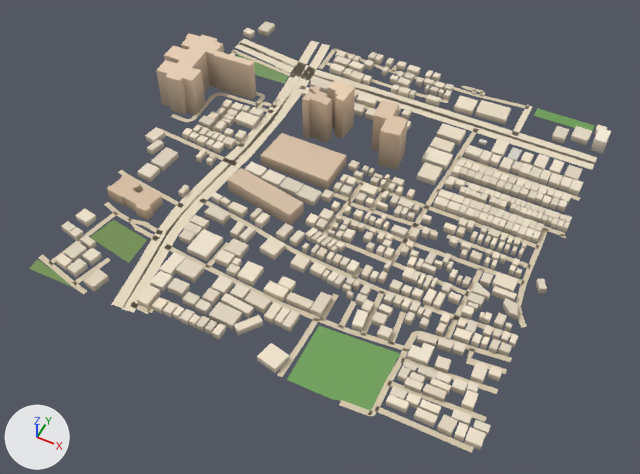
One commit to the glTF model public/assets/bengaluru-region-v1/tiles/t-4_-17-l1.glb: the scene before it, then after it.
The view is the same before and after, from a 50 mm lens placed at (-1448.0, -8906.0, 734.0), pointed at (-1749.0, -8304.0, -19.0). Arrows for +X, +Y and +Z are at lower left; the lights stay in place. The first picture is the older version. Vertices at exactly the same position are counted once.

Objects in the first picture: 'building', 'ground'.
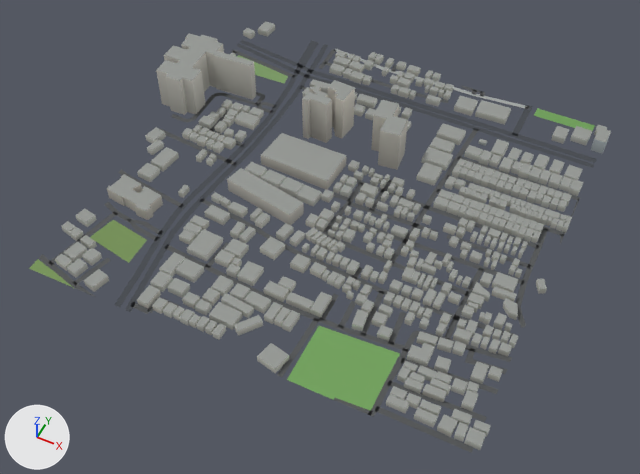
Edits to the bpy script that builds the scene:
```text
Change me_building:
    remove me_building.from_pydata(...)  # 4102 vertices, 5168 faces; spans x -33.0..507.0, y 2.0..505.0, z 0.0..60.0
    add me_building.from_pydata(...)  # 4102 vertices, 6232 faces; spans x -33.0..507.0, y 2.0..505.0, z 0.0..60.0
    me_building part 1: 5168 kept faces spanning x -33.0..507.0, y 2.0..505.0, z 0.0..60.0 get new vertex colours; the middle colour goes from pale yellow #daceba to light grey #c4c6be
Change me_ground:
    remove me_ground.from_pydata(...)  # 997 vertices, 787 faces; spans x -1.0..503.0, y -3.0..502.0, z 1.0
    add me_ground.from_pydata(...)  # 1020 vertices, 804 faces; spans x 0.0..500.0, y 0.0..500.0, z 1.0
    me_ground part 2: the loose piece of 8 vertices spanning x 311.0..398.0, y 430.0..445.0, z 1.0 is scaled about its middle by (1, 0.571, 1)
    me_ground part 3: the loose piece of 6 vertices spanning x 109.0..126.0, y 402.0..427.0, z 1.0 is scaled about its middle by (0.516, 0.996, 1)
    me_ground part 4: the loose piece of 46 vertices spanning x 90.0..122.0, y -1.0..420.0, z 1.0 is rebuilt with 46 vertices and now spans x 94.0..118.0, y 0.0..419.0, z 1.0
    me_ground part 5: the loose piece of 40 vertices spanning x 103.0..135.0, y -1.0..403.0, z 1.0 is rebuilt with 40 vertices and now spans x 106.0..131.0, y 0.0..403.0, z 1.0
    me_ground part 6: the loose piece of 20 vertices spanning x 122.0..305.0, y 420.0..436.0, z 1.0 is rebuilt with 20 vertices and now spans x 122.0..305.0, y 423.0..432.0, z 1.0
    me_ground part 7: the loose piece of 16 vertices spanning x -1.0..100.0, y 435.0..462.0, z 1.0 is rebuilt with 16 vertices and now spans x 0.0..99.0, y 439.0..459.0, z 1.0
    me_ground part 8: the loose piece of 8 vertices spanning x -1.0..96.0, y 423.0..452.0, z 1.0 is rebuilt with 8 vertices and now spans x 0.0..95.0, y 426.0..449.0, z 1.0
    me_ground part 9: the loose piece of 8 vertices spanning x 103.0..121.0, y 450.0..498.0, z 1.0 is rebuilt with 8 vertices and now spans x 105.0..118.0, y 450.0..497.0, z 1.0
    me_ground part 10: the loose piece of 4 vertices spanning x 97.0..117.0, y 431.0..449.0, z 1.0 is rebuilt with 4 vertices and now spans x 98.0..116.0, y 435.0..446.0, z 1.0
    me_ground part 11: the loose piece of 4 vertices spanning x 99.0..117.0, y 420.0..436.0, z 1.0 is rebuilt with 4 vertices and now spans x 100.0..117.0, y 423.0..433.0, z 1.0
    me_ground part 12: 17 vertices moved from x 306.0..502.0, y 301.0..502.0, z 1.0 to x 305.0..500.0, y 301.0..500.0, z 1.0; 48 vertices removed from x 115.0..503.0, y 298.0..501.0, z 1.0; 53 vertices added at x 115.0..500.0, y 288.0..500.0, z 1.0
    me_ground part 13: 6 vertices moved from x 400.0..436.0, y 6.0..105.0, z 1.0 to x 400.0..439.0, y 6.0..106.0, z 1.0; 10 vertices removed from x 370.0..502.0, y -3.0..164.0, z 1.0; 22 vertices added at x 302.0..500.0, y 0.0..167.0, z 1.0
    me_ground part 14: 8 vertices moved from x -1.0..152.0, y -3.0..170.0, z 1.0 to x 0.0..152.0, y 0.0..164.0, z 1.0; 2 vertices removed from x -1.0..75.0, y 3.0..165.0, z 1.0; 4 vertices added at x 0.0..89.0, y 0.0..171.0, z 1.0
    me_ground part 15: 1 vertex removed from x 1.0, y 253.0, z 1.0; 5 vertices added at x 0.0, y 246.0..253.0, z 1.0
    me_ground part 16: 2 vertices removed from x 265.0, y 187.0..189.0, z 1.0; 2 vertices added at x 265.0..266.0, y 187.0..190.0, z 1.0
    me_ground part 17: 485 kept faces spanning x 0.0..500.0, y 0.0..500.0, z 1.0 get new vertex colours; the middle colour goes from beige #d7c9ae to dark grey #535556
    other edits to the shape of me_ground do not show in these pictures
```

Boxes [x1, y1, x2, y2] around the edits, measured in the pictures (640 x 474 px; the box of a moved part takes in the faces that stretch with it):
'ground', reshaped: before [29, 39, 597, 453]; after [29, 40, 597, 453]
part 1 of me_building, recoloured (darker): [55, 21, 611, 450] in both
part 2 of me_ground, moved or reshaped: before [448, 111, 514, 138]; after [448, 113, 515, 137]
part 3 of me_ground, moved or reshaped: before [296, 76, 310, 88]; after [298, 76, 309, 87]
part 4 of me_ground, rebuilt: before [111, 76, 300, 308]; after [115, 76, 297, 307]
part 5 of me_ground, rebuilt: before [122, 86, 305, 312]; after [125, 87, 302, 312]
part 6 of me_ground, rebuilt (6% shorter): before [310, 74, 443, 120]; after [310, 76, 442, 119]
part 7 of me_ground, rebuilt (6% narrower, 7% shorter): before [238, 39, 303, 68]; after [240, 40, 301, 67]
part 8 of me_ground, rebuilt: before [235, 44, 294, 73]; after [237, 44, 294, 72]
part 9 of me_ground, rebuilt (15% narrower, 9% shorter): before [310, 45, 329, 67]; after [312, 46, 328, 66]
part 10 of me_ground, rebuilt (14% narrower, 20% shorter): before [300, 64, 313, 73]; after [300, 65, 311, 72]
part 11 of me_ground, rebuilt (20% narrower, 30% shorter): before [296, 69, 310, 78]; after [297, 71, 308, 77]
part 12 of me_ground, moved or reshaped: before [305, 68, 597, 238]; after [306, 70, 597, 244]
part 13 of me_ground, moved or reshaped: before [339, 317, 527, 453]; after [277, 315, 526, 453]
part 14 of me_ground, moved or reshaped: before [38, 170, 157, 313]; after [39, 170, 157, 313]
part 15 of me_ground, reshaped: [159, 128, 181, 141] in both
part 16 of me_ground, moved or reshaped: before [323, 221, 336, 235]; after [323, 221, 336, 236]
part 17 of me_ground, recoloured: [39, 43, 580, 424] in both
